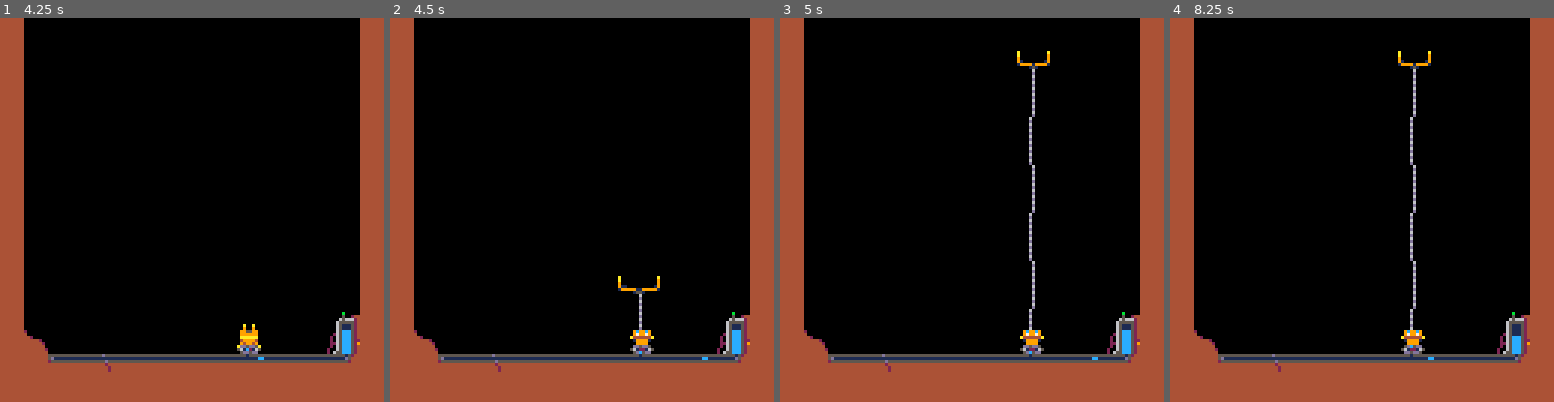
Above: before the commit, frames 1-4 (left to right).
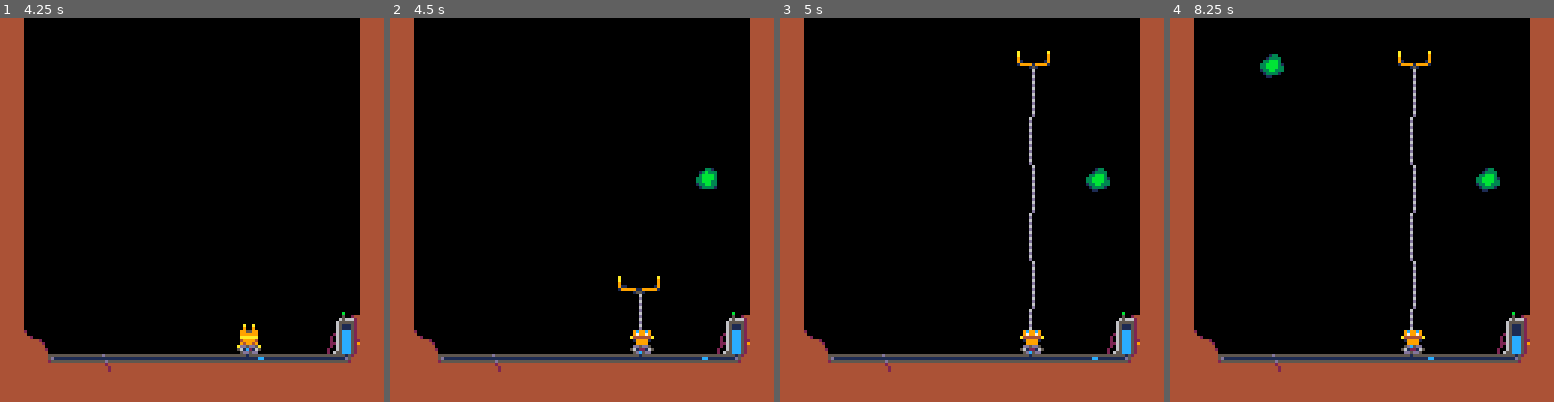
Above: after the commit, the same moments.

Repository: headjump/ld39
Game: PICO-8 cartridge crane.p8
Two runs of this game, one before a commit and one after it. Both use one fixed random seed, a clock stepped at 60 frames per second and the inputs below.
Inputs:
- Up to frame 1 (4.25 s): tap X (X key) at 0.33, 1.07, 1.85, 2.97, 4.08 s; tap O (Z key) at 0.7, 1.7, 2.1, 2.5, 2.9, 3.3, 3.7, 4.1 s; hold Right 1.6-2.1 s; hold Right 2.47-3.03 s; hold Left 3.08-3.58 s; hold Right from 4.02 s (still down)
- Up to frame 2 (4.5 s): keep holding Right
- Up to frame 3 (5 s): tap O (Z key) at 4.5, 4.9 s; release Right at 4.68 s
- Up to frame 4 (8.25 s): hold Left 5.08-5.68 s; tap X (X key) at 5.2, 6.32, 7.43 s; tap O (Z key) every 0.4 s from 5.3 to 8.1 s; hold Right 6.08-6.58 s; hold Right 6.63-7.13 s; hold Right 7.5-8.07 s; hold Left from 8.12 s (still down)

Frame 1 is identical in both runs. In frame 2, 0.3% of the frame differs, in the area x 79-86%, y 39-45%; in frame 3, 0.3%; in frame 4, 0.6%, in the area x 23-86%, y 9-46%.

Commit message:
creating orbs

Diff:
--- a/crane.p8
+++ b/crane.p8
@@ -178,6 +178,20 @@
  }
 end
 
+function ent_orb(x,y)
+ return {
+  layer=3,
+  x=x,y=y,
+  ani=ani({11,12,13},true,10),
+  upd=function(e)
+   e.ani.upd()
+  end,
+  drw=function(e)
+   spr(e.ani.spr,e.x,e.y)
+  end
+ }
+end
+
 function ent_energy(col)
  return {
   x=14*8+2,y=14*8+1,st="left",layer=3,
@@ -278,6 +292,13 @@
    if(not st.claw)then return end
    for i=st.claw.y+8,st.crane.y,8 do spr(24,st.claw.x-1+cond(i%30>15,1,0),i) end
   end}
+ local director=function(st)
+  st.next_orb_in-=timed(1)
+  if(st.next_orb_in<=0)then
+   st.next_orb_in=30*(rnd(2)+3)
+   ngn_add(ent_orb(rnd(8)*13+8,rnd(8)*7))
+  end
+ end
 
  return {
   init=function(st)
@@ -285,6 +306,7 @@
    st.crane=crane
    st.battery=battery
   end,
+  next_orb_in=30*4,
   grav={x=0,y=.12},
   wait_after_death=3*30,
   upd=function(st)
@@ -293,6 +315,8 @@
     if(st.wait_after_death<=0)then
      ngn_scene(sc_gameover())
     end
+   else
+    director(st)
    end
   end,
  }
@@ -302,6 +326,41 @@
 -- ---------------- engine -----
 function _update() ngn_upd() end
 function _draw() ngn_drw() end
+
+--returns {spr,upd,done} that
+--proceeds anim when called
+-- script: int array
+-- loop: loops when done
+-- every: proceed every n calls
+function ani(script,loop,every)
+  every = every or 6
+ local call_cnt = -1
+ local ret={spr=1,done=false,flipx=false}
+ local frame=1
+ ret.spr=script[1]
+ ret.upd= function()
+  call_cnt+=timed(1)
+  if(call_cnt>every)then
+   call_cnt=0
+   frame+=flr(call_cnt/every) + 1
+   ret.done = frame>=#script
+   if(frame>#script)then
+    if(loop)then frame=1 else frame=#script end
+   end
+   local sp=script[frame]
+   if(sp>=0)then
+    ret.spr=sp
+    ret.flipx=false
+   else
+    ret.spr=-sp
+    ret.flipx=true
+   end
+  end
+  return ret.done
+ end
+ return ret
+end
+
 -- ngn
 ------
 
@@ -603,14 +662,14 @@
 end
 
 __gfx__
-00000000000000a00a000000000000a00a0000000aaaaaa00aaaaaa0000000000000000020000000000000000000000000000000000000000000000000000000
-000000000000009009000000000000900900000009c99c9009c99c90000000000000000040000000000000000000000000000000000000000000000000000000
-00700700000000d99d000000000000d99d000000097997900979979000a0000000000a0044200000000000000000000000000000000000000000000000000000
-0007700000000005500000000000000550000000014444100144441000a000000000090044444200005002440000000000000000000000000000000000000000
-00077000000aaaaaaaa60000000aaaaaaaa60000a499994aa499994a009000000000090044444420065666240000000000000000000000000000000000000000
-007007000009c999c99900000009c999c999000005dd5dd00dd5dd50009100000000190044444440655555240000000000000000000000000000000000000000
-0000000000097999799949000949799979990000561221655612216d001999911999910044444442651115240000000000000000000000000000000000000000
-00000000094999999999000000099999999949000dd5dd5005dd55d0000000155100000044444444651115240000000000000000000000000000000000000000
+00000000000000a00a000000000000a00a0000000aaaaaa00aaaaaa0000000000000000020000000000000000003310000013300000000000000000000000000
+000000000000009009000000000000900900000009c99c9009c99c9000000000000000004000000000000000013b333000133330001333100000000000000000
+00700700000000d99d000000000000d99d000000097997900979979000a0000000000a00442000000000000003bbbb30033bbb3003bbb3300000000000000000
+0007700000000005500000000000000550000000014444100144441000a0000000000900444442000050024433bbbb3033bbbb3133bbbb300000000000000000
+00077000000aaaaaaaa60000000aaaaaaaa60000a499994aa499994a0090000000000900444444200656662433bbb33033bbbb3333bbbb310000000000000000
+007007000009c999c99900000009c999c999000005dd5dd00dd5dd5000910000000019004444444065555524133bb330133bb33333bbb3310000000000000000
+0000000000097999799949000949799979990000561221655612216d001999911999910044444442651115240133331001333310133333100000000000000000
+00000000094999999999000000099999999949000dd5dd5005dd55d0000000155100000044444444651115240000000000110000001330000000000000000000
 00000000000144444441000000014444444100000999999009c99c90000000000000600000000000651115240000000000000000000000000000000000000000
 00000000000029999920000000002999992000000999999009799790000000000000d00000000002651115240000000000000000000000000000000000000000
 00000000005dd5dd5dd5d00000dd5dd5dd5dd0000aaaaaa0a444444a000000000000600000000020651115240000000000000000000000000000000000000000
